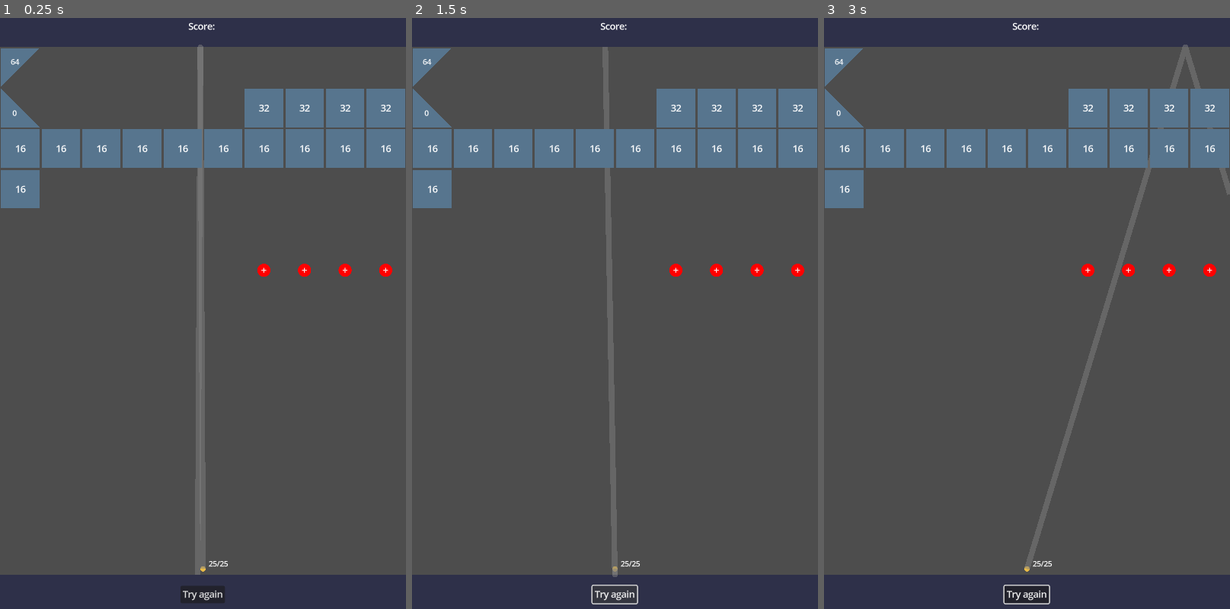
Above: before the commit, frames 1-3 (left to right).
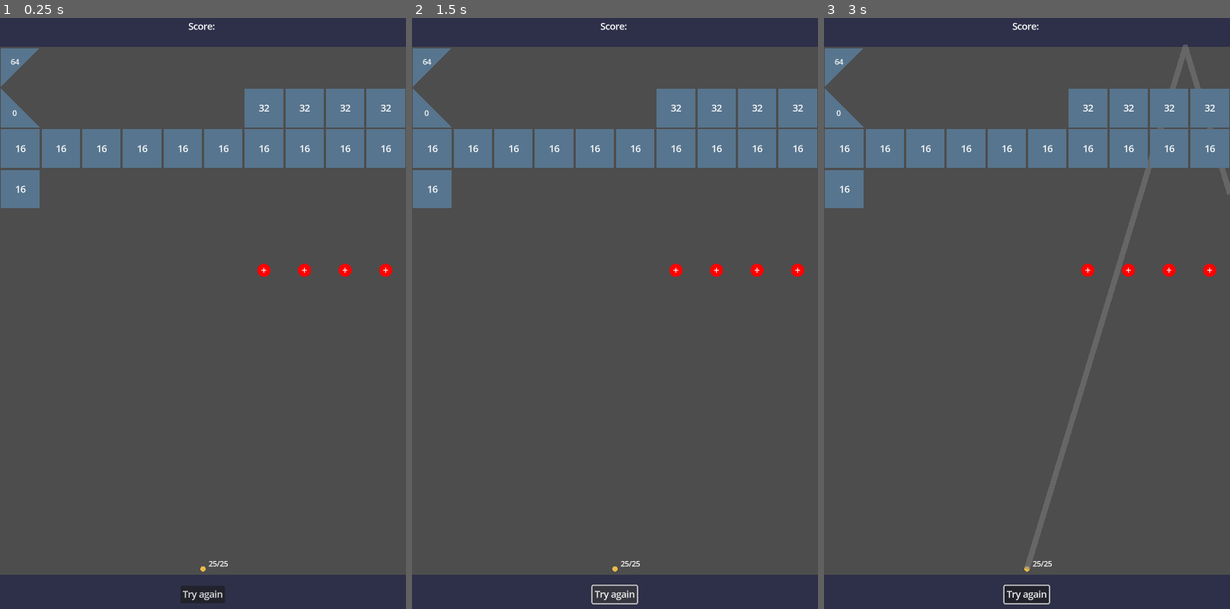
Above: after the commit, the same moments.

Repository: MichalHrbek/wallsnballs
Game: Godot game, scene res://scenes/main.tscn
Two runs of this game, one before a commit and one after it. Both use one fixed random seed, a clock stepped at 60 frames per second and the inputs below.
Inputs (mouse positions are in pixels of both pictures, inside the frame that each line leads up to):
- Up to frame 1 (0.25 s): no input
- Up to frame 2 (1.5 s): click "Try again" at 0.5 s; click "Try again" at 1.25 s
- Up to frame 3 (3 s): click "Try again" at 2 s; tap Enter at 2.75 s; move the mouse to (1116, 278) at 2.77 s; click (1116, 278) at 2.92 s

The runs differ from the first frame. In frame 1, 1.7% of the frame differs, in the area x 48-51%, y 4-95%; in frame 2, 1.2%; in frame 3, nothing differs.

Commit message:
Better align game with UI

Diff:
--- a/resources/level_res.gd
+++ b/resources/level_res.gd
@@ -1,5 +1,6 @@
 class_name LevelRes extends Resource
 
+# The game area is sized 10x13 walls
 @export var name: String
 @export var width: int = 10
 @export var height: int
--- a/scenes/main.tscn
+++ b/scenes/main.tscn
@@ -1,7 +1,6 @@
-[gd_scene load_steps=13 format=3 uid="uid://cxstx0n0efcxm"]
+[gd_scene load_steps=12 format=3 uid="uid://cxstx0n0efcxm"]
 
 [ext_resource type="Script" path="res://scripts/level.gd" id="1_7f4c8"]
-[ext_resource type="Script" path="res://scripts/game_align.gd" id="1_ke4oh"]
 [ext_resource type="Script" path="res://resources/level_res.gd" id="2_1frv6"]
 [ext_resource type="Script" path="res://resources/wall_res.gd" id="3_dg4ad"]
 [ext_resource type="PackedScene" uid="uid://udh5o1p8l33m" path="res://scenes/balls/ball_spawner.tscn" id="4_125qf"]
@@ -46,9 +45,9 @@
 
 [node name="Node2D" type="Node2D"]
 
-[node name="UILayer" type="CanvasLayer" parent="."]
+[node name="GameLayer" type="CanvasLayer" parent="."]
 
-[node name="VBoxContainer" type="VBoxContainer" parent="UILayer"]
+[node name="VBoxContainer" type="VBoxContainer" parent="GameLayer"]
 anchors_preset = 15
 anchor_right = 1.0
 anchor_bottom = 1.0
@@ -57,11 +56,11 @@
 size_flags_horizontal = 3
 theme_override_constants/separation = 0
 
-[node name="TopBar" type="Control" parent="UILayer/VBoxContainer"]
+[node name="TopBar" type="Control" parent="GameLayer/VBoxContainer"]
 layout_mode = 2
 size_flags_vertical = 3
 
-[node name="Background" type="ColorRect" parent="UILayer/VBoxContainer/TopBar"]
+[node name="Background" type="ColorRect" parent="GameLayer/VBoxContainer/TopBar"]
 layout_mode = 1
 anchors_preset = 15
 anchor_right = 1.0
@@ -71,7 +70,7 @@
 size_flags_vertical = 3
 color = Color(0.180392, 0.188235, 0.286275, 1)
 
-[node name="CenterContainer" type="CenterContainer" parent="UILayer/VBoxContainer/TopBar"]
+[node name="CenterContainer" type="CenterContainer" parent="GameLayer/VBoxContainer/TopBar"]
 layout_mode = 1
 anchors_preset = 15
 anchor_right = 1.0
@@ -79,42 +78,68 @@
 grow_horizontal = 2
 grow_vertical = 2
 
-[node name="Label" type="Label" parent="UILayer/VBoxContainer/TopBar/CenterContainer"]
+[node name="Label" type="Label" parent="GameLayer/VBoxContainer/TopBar/CenterContainer"]
 layout_mode = 2
 text = "Score: "
 
-[node name="HBoxContainer" type="HBoxContainer" parent="UILayer/VBoxContainer"]
+[node name="HBoxContainer" type="HBoxContainer" parent="GameLayer/VBoxContainer"]
 layout_mode = 2
 theme_override_constants/separation = 0
 
-[node name="LeftBar" type="ColorRect" parent="UILayer/VBoxContainer/HBoxContainer"]
+[node name="LeftBar" type="ColorRect" parent="GameLayer/VBoxContainer/HBoxContainer"]
 layout_mode = 2
 size_flags_horizontal = 3
 size_flags_vertical = 3
 color = Color(0.180392, 0.188235, 0.286275, 1)
 
-[node name="GameArea" type="MarginContainer" parent="UILayer/VBoxContainer/HBoxContainer"]
+[node name="GameArea" type="Control" parent="GameLayer/VBoxContainer/HBoxContainer"]
+custom_minimum_size = Vector2(720, 936)
 layout_mode = 2
-theme_override_constants/margin_left = 10
-theme_override_constants/margin_right = 10
-
-[node name="GameArea" type="Control" parent="UILayer/VBoxContainer/HBoxContainer/GameArea"]
-custom_minimum_size = Vector2(700, 936)
-layout_mode = 2
+size_flags_horizontal = 4
 size_flags_vertical = 4
 mouse_filter = 2
 
-[node name="RightBar" type="ColorRect" parent="UILayer/VBoxContainer/HBoxContainer"]
+[node name="Game" type="Node2D" parent="GameLayer/VBoxContainer/HBoxContainer/GameArea"]
+
+[node name="BallSpawner" parent="GameLayer/VBoxContainer/HBoxContainer/GameArea/Game" node_paths=PackedStringArray("level") instance=ExtResource("4_125qf")]
+level = NodePath("../Level")
+n_balls = 25
+
+[node name="Level" type="Node2D" parent="GameLayer/VBoxContainer/HBoxContainer/GameArea/Game" node_paths=PackedStringArray("ball_spawner")]
+script = ExtResource("1_7f4c8")
+lvl = SubResource("Resource_d0c8n")
+ball_spawner = NodePath("../BallSpawner")
+screen_size = Vector2(720, 936)
+
+[node name="Walls" type="Node2D" parent="GameLayer/VBoxContainer/HBoxContainer/GameArea/Game/Level"]
+
+[node name="RightBorder" parent="GameLayer/VBoxContainer/HBoxContainer/GameArea/Game/Level" instance=ExtResource("5_t88ek")]
+position = Vector2(720, 0)
+scale = Vector2(13, 13)
+
+[node name="TopBorder" parent="GameLayer/VBoxContainer/HBoxContainer/GameArea/Game/Level" instance=ExtResource("5_t88ek")]
+rotation = -1.5708
+scale = Vector2(10, 10)
+
+[node name="LeftBorder" parent="GameLayer/VBoxContainer/HBoxContainer/GameArea/Game/Level" instance=ExtResource("5_t88ek")]
+scale = Vector2(13, 13)
+
+[node name="BottomBorder" parent="GameLayer/VBoxContainer/HBoxContainer/GameArea/Game/Level" instance=ExtResource("5_t88ek")]
+position = Vector2(0, 936)
+rotation = -1.5708
+scale = Vector2(10, 10)
+
+[node name="RightBar" type="ColorRect" parent="GameLayer/VBoxContainer/HBoxContainer"]
 layout_mode = 2
 size_flags_horizontal = 3
 size_flags_vertical = 3
 color = Color(0.180392, 0.188235, 0.286275, 1)
 
-[node name="BottomBar" type="Control" parent="UILayer/VBoxContainer"]
+[node name="BottomBar" type="Control" parent="GameLayer/VBoxContainer"]
 layout_mode = 2
 size_flags_vertical = 3
 
-[node name="Background" type="ColorRect" parent="UILayer/VBoxContainer/BottomBar"]
+[node name="Background" type="ColorRect" parent="GameLayer/VBoxContainer/BottomBar"]
 layout_mode = 1
 anchors_preset = 15
 anchor_right = 1.0
@@ -124,7 +149,7 @@
 size_flags_vertical = 3
 color = Color(0.180392, 0.188235, 0.286275, 1)
 
-[node name="CenterContainer" type="CenterContainer" parent="UILayer/VBoxContainer/BottomBar"]
+[node name="CenterContainer" type="CenterContainer" parent="GameLayer/VBoxContainer/BottomBar"]
 layout_mode = 1
 anchors_preset = 15
 anchor_right = 1.0
@@ -132,42 +157,6 @@
 grow_horizontal = 2
 grow_vertical = 2
 
-[node name="Button" type="Button" parent="UILayer/VBoxContainer/BottomBar/CenterContainer"]
+[node name="Button" type="Button" parent="GameLayer/VBoxContainer/BottomBar/CenterContainer"]
 layout_mode = 2
 text = "Try again"
-
-[node name="GameLayer" type="CanvasLayer" parent="."]
-layer = 2
-
-[node name="Game" type="Node2D" parent="GameLayer" node_paths=PackedStringArray("_game_area")]
-position = Vector2(0, 72)
-script = ExtResource("1_ke4oh")
-_game_area = NodePath("../../UILayer/VBoxContainer/HBoxContainer/GameArea/GameArea")
-
-[node name="BallSpawner" parent="GameLayer/Game" node_paths=PackedStringArray("level") instance=ExtResource("4_125qf")]
-level = NodePath("../Level")
-n_balls = 25
-
-[node name="Level" type="Node2D" parent="GameLayer/Game" node_paths=PackedStringArray("ball_spawner")]
-script = ExtResource("1_7f4c8")
-lvl = SubResource("Resource_d0c8n")
-ball_spawner = NodePath("../BallSpawner")
-screen_size = Vector2(720, 936)
-
-[node name="Walls" type="Node2D" parent="GameLayer/Game/Level"]
-
-[node name="RightBorder" parent="GameLayer/Game/Level" instance=ExtResource("5_t88ek")]
-position = Vector2(720, 0)
-scale = Vector2(13, 13)
-
-[node name="TopBorder" parent="GameLayer/Game/Level" instance=ExtResource("5_t88ek")]
-rotation = -1.5708
-scale = Vector2(10, 10)
-
-[node name="LeftBorder" parent="GameLayer/Game/Level" instance=ExtResource("5_t88ek")]
-scale = Vector2(13, 13)
-
-[node name="BottomBorder" parent="GameLayer/Game/Level" instance=ExtResource("5_t88ek")]
-position = Vector2(0, 936)
-rotation = -1.5708
-scale = Vector2(10, 10)
--- a/scripts/balls/ball_spawner.gd
+++ b/scripts/balls/ball_spawner.gd
@@ -35,17 +35,23 @@
 		_update_label()
 
 	if not _started_shooting:
-		# Aim hint drawing
-		var dir = (get_global_mouse_position() - start_ball.global_position).normalized()
-		if dir != Vector2.ZERO:
-			var r1 = _ray(start_ball.global_position, dir)
-			var r2 = _ray(r1.position, dir.bounce(r1.normal), [r1.collider.get_rid()])
-			line.points[0] = to_local(start_ball.global_position)
-			line.points[1] = to_local(r1.position)
-			line.points[2] = to_local(r2.position)
+		#_update_aim_hint()
+		pass
+
+func _update_aim_hint():
+	var dir = (get_global_mouse_position() - start_ball.global_position).normalized()
+	if dir != Vector2.ZERO:
+		var r1 = _ray(start_ball.global_position, dir)
+		var r2 = _ray(r1.position, dir.bounce(r1.normal), [r1.collider.get_rid()])
+		line.points[0] = to_local(start_ball.global_position)
+		line.points[1] = to_local(r1.position)
+		line.points[2] = to_local(r2.position)
 
 
 func _unhandled_input(event):
+	if event is InputEventMouseMotion:
+		if not _started_shooting:
+			_update_aim_hint()
 	if event is InputEventMouseButton:
 		if (event.button_index == MOUSE_BUTTON_RIGHT and not event.pressed):
 			recall()
@@ -76,6 +82,7 @@
 	balls_returned = 0
 	balls_fired = 0
 	_started_shooting = false
+	_update_aim_hint()
 	line.visible = true
 	_update_label()
 	level.next_round()
--- a/scripts/level.gd
+++ b/scripts/level.gd
@@ -1,4 +1,6 @@
 class_name Level extends Node2D
+
+signal round_ended
 
 @export var lvl: LevelRes
 @export var ball_spawner: BallSpawner
@@ -38,8 +40,9 @@
 	walls[index] = null
 
 func next_round():
-	var tween = get_tree().create_tween()
-	tween.tween_property(_walls_group, "position", _walls_group.position+Vector2(0,Wall.SIZE), _slide_duration)
 	for i in walls:
 		if i:
 			i.round_end()
+	var tween = get_tree().create_tween()
+	tween.tween_property(_walls_group, "position", _walls_group.position+Vector2(0,Wall.SIZE), _slide_duration)
+	round_ended.emit()
